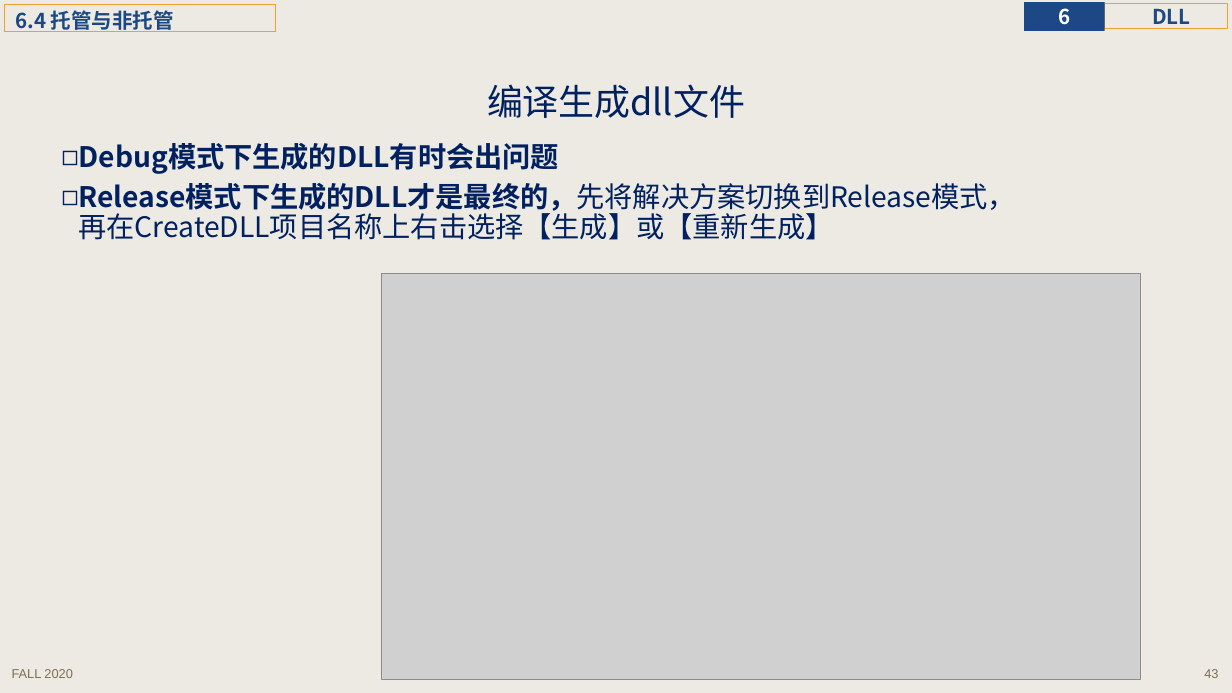
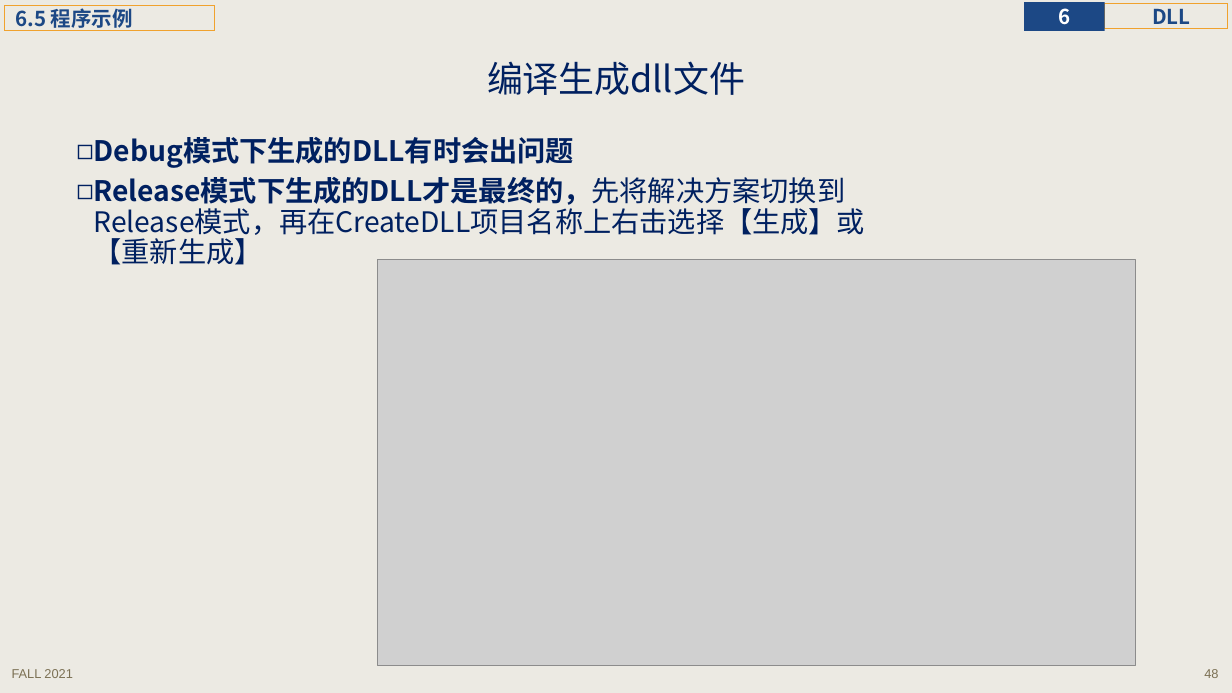
Before and after one commit to principleWindows/win-principle-2021, a slide deck: slide 48 of slides/instruction/principleWindows_6.pptx (slide 43 before the commit). Drawn at 1232x693 pixels with LibreOffice and Linux fonts; fonts in the diff are those of the drawing; grey boxes stand for pictures. Boxes give left, top, right and bottom in pixels: in the first picture for what was removed or moved away, otherwise in the second. Text is boxed around its words. In the diff, an @@ line names an element or a change of style, - is before the commit and + after.

```diff
--- a/slides/instruction/principleWindows_6.pptx
+++ b/slides/instruction/principleWindows_6.pptx
@@ rectangle removed at (x1=5, y1=5, x2=275, y2=32) @@
-6.4 托管与非托管
@@ rectangle added at (x1=5, y1=6, x2=214, y2=30), outline #F0A22E 0.75 pt, 16 pt, text #1C4885, bold @@
+6.5 程序示例
@@ title "编译生成dll文件" moved from (x1=487, y1=84, x2=745, y2=118) to (x1=487, y1=61, x2=745, y2=95) @@
@@ text "Debug模式下生成的DLL有时会出问题" rewrapped from (x1=79, y1=143, x2=1016, y2=240) to (x1=94, y1=137, x2=866, y2=265) @@
@@ picture moved from (x1=382, y1=274, x2=1141, y2=679) to (x1=377, y1=260, x2=1136, y2=665) @@
@@ text at (x1=12, y1=669, x2=72, y2=678): text changed @@
-FALL 2020
+FALL 2021
```
Also in this commit, not shown: 47 other slides changed, 6 slides added, 21 other files.
